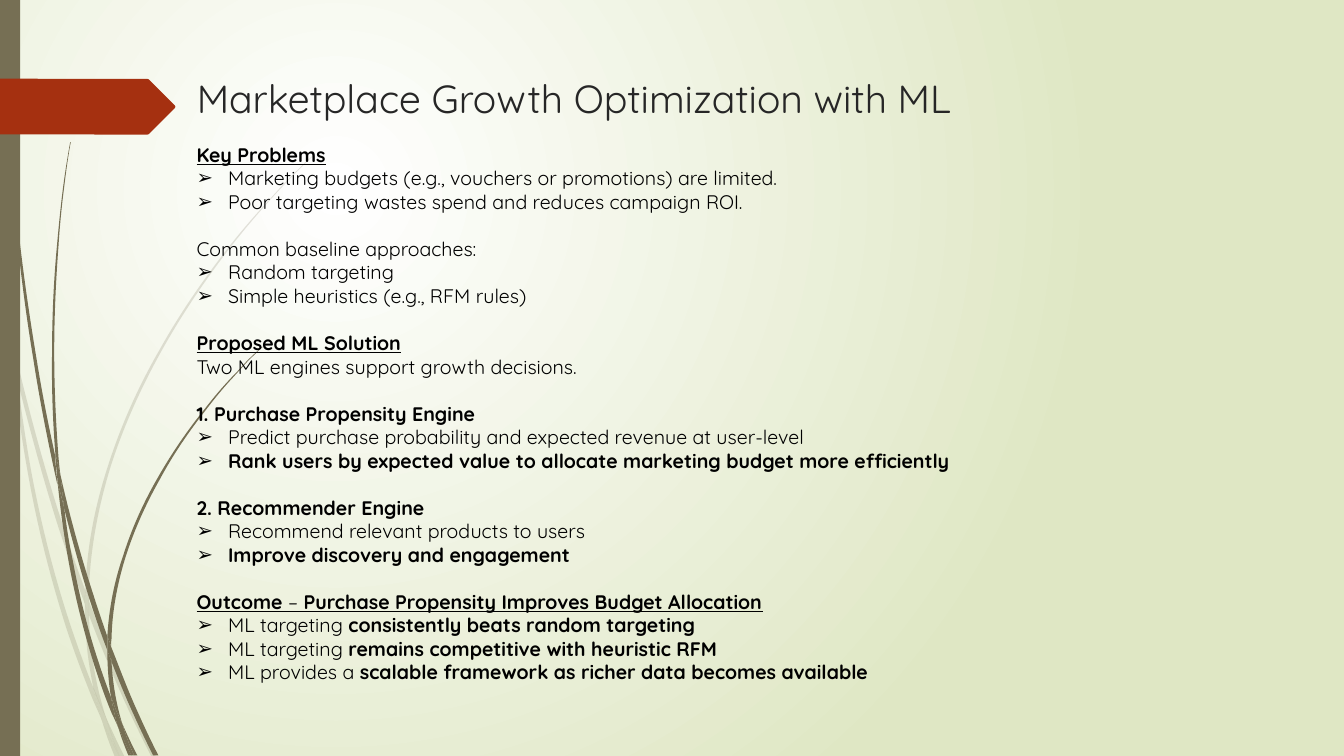
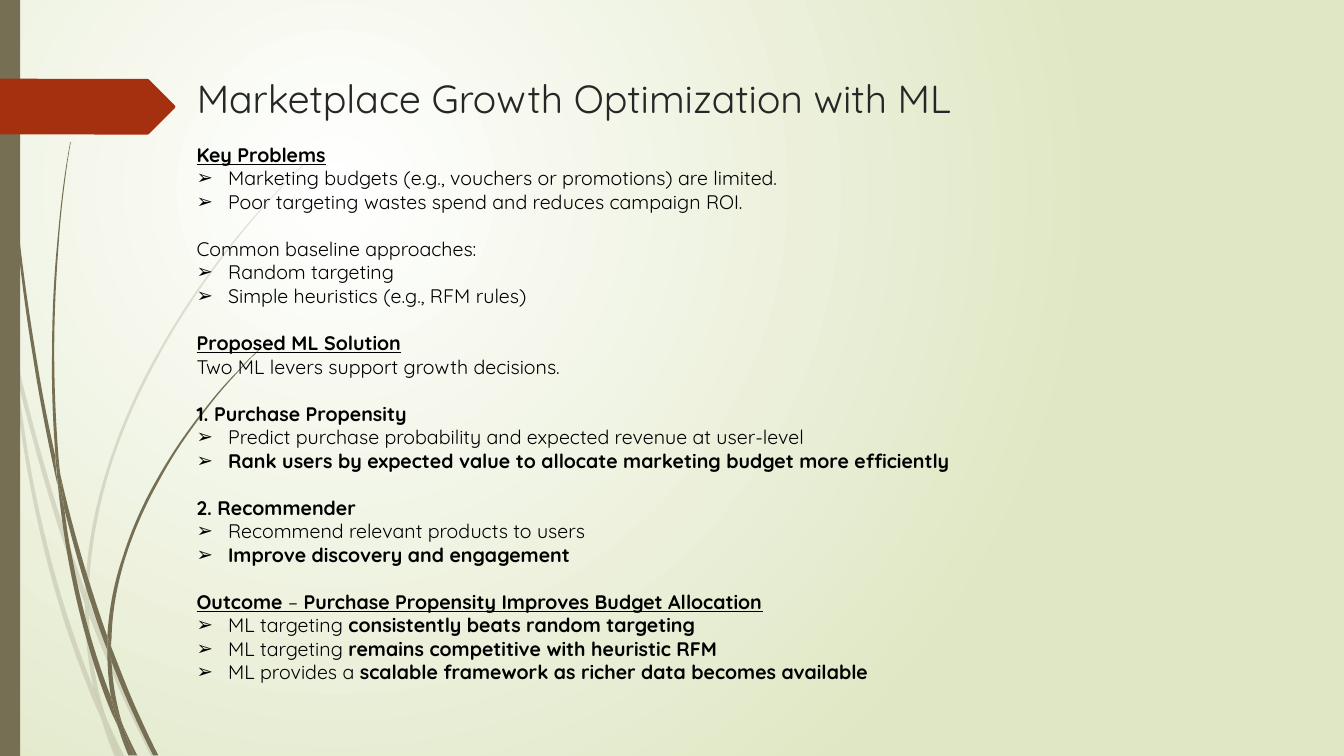
Before and after one commit to Phrey001/mle-marketplace-growth, a slide deck: slide 2 of docs/architecture.pptx. Drawn at 1344x756 pixels with LibreOffice and Linux fonts; fonts in the diff are those of the drawing. Boxes give left, top, right and bottom in pixels: in the first picture for what was removed or moved away, otherwise in the second. Text is boxed around its words. In the diff, an @@ line names an element or a change of style, - is before the commit and + after.

```diff
--- a/docs/architecture.pptx
+++ b/docs/architecture.pptx
@@ text at [197, 353, 560, 425]: text changed @@
-Two ML engines support growth decisions.
-1. Purchase Propensity Engine
+Two ML levers support growth decisions.
+1. Purchase Propensity
@@ text at [197, 500, 355, 516]: text changed @@
-2. Recommender Engine
+2. Recommender
```
Also in this commit, not shown: 12 other slides changed, 18 other files.
